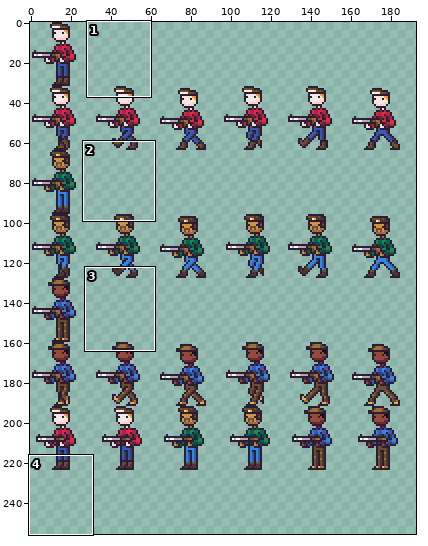
A sprite sheet gets an edit: DigDig_01_Fire_HareSpel/Assets/Art/vilma/DigDig01_nsih_enemy_hunters_animations_spritesheet.png. The first picture is a wide view before the edit; the outline marks the close-up.
Close-up. Before the edit:
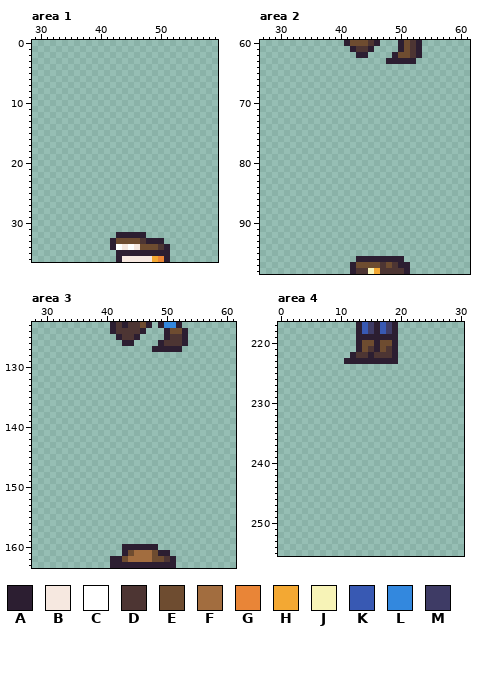
The file is 256x256 pixels. Pixels under 10% opacity are left out. Colours within 5 levels of each other are drawn and written as one. Shown: area 1: x 29..59, y 0..36; area 2: x 27..61, y 60..98; area 3: x 28..61, y 123..163; area 4: x 0..30, y 217..255. The wide view leaves out empty margins. The commit also changed other parts of the picture, which this record leaves out.
Palette (. is transparent): A #2c1e31  B #f6e8e0  C #ffffff  D #4d3533  E #6e4c30  F #a26d3f  G #e98537  H #f3a833  J #f7f3b7  K #3859b3  L #3388de  M #3e3b65
Pixels before, area 1, first column x 42:
32 .AAAAA....
33 AEEEEDAAA.
34 ACBCBEEEDA
35 .AAAAAAAAA
36 .ABBBBBHGA
Pixels before, area 2, first column x 41:
60 AEEEDA...AEDA
61 .ADDA....AEDA
62 ..AA....AEEDA
63 .......AAAAA.
64 .............
65 .............
66 .............
67 .............
68 .............
69 .............
70 .............
71 .............
72 .............
73 .............
74 .............
75 .............
76 .............
77 .............
78 .............
79 .............
80 .............
81 .............
82 .............
83 .............
84 .............
85 .............
86 .............
87 .............
88 .............
89 .............
90 .............
91 .............
92 .............
93 .............
94 .............
95 .............
96 ..AAAAAAAA...
97 .AEEEEDEDAA..
98 .ADDJHDDDDA..
Pixels before, area 3, first column x 41:
123 ADADDEA.ALLA.
124 ADDDDA...AEEA
125 .ADDA....ADDA
126 ..AA....ADDDA
127 .......AAAAA.
128 .............
129 .............
130 .............
131 .............
132 .............
133 .............
134 .............
135 .............
136 .............
137 .............
138 .............
139 .............
140 .............
141 .............
142 .............
143 .............
144 .............
145 .............
146 .............
147 .............
148 .............
149 .............
150 .............
151 .............
152 .............
153 .............
154 .............
155 .............
156 .............
157 .............
158 .............
159 .............
160 ..AAAAAA.....
161 ..AEFFFEAA...
162 AAEFFFFEEDA..
163 AAAAAAAAAAA..
Pixels before, area 4, first column x 11:
217 ..AKMAKMA
218 ..AKMAKMA
219 ..AAAAAAA
220 ..AEEAEEA
221 ..AEDAEDA
222 .ADDADDDA
223 AAAAAAAAA
After:
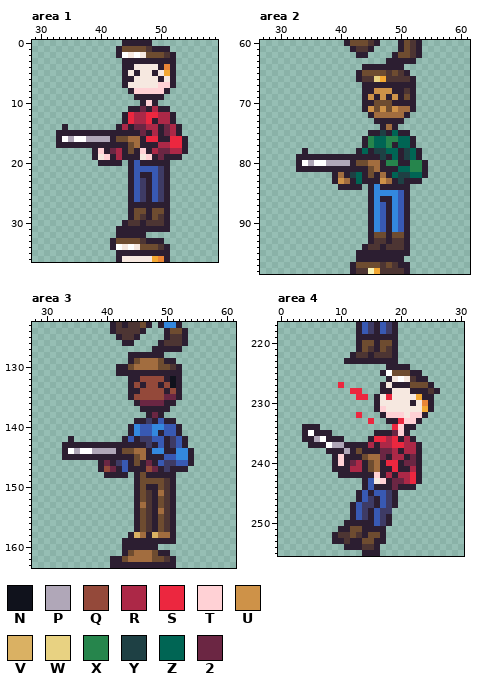
Colours new in this view: N #10121c  P #b0a7b8  Q #94493a  R #ac2847  S #ec273f  T #ffd1d5  U #ce9248  V #dab163  W #e8d282  X #26854c  Y #1e4044  Z #006554  2 #6b2643
From old to new:
Changed rows in their new state; - is an unchanged pixel.
Area 1:
first column x 33:
 0 -----------AAAAA------
 1 ----------AEEEEDAAA---
 2 ----------ACBCBEEEDA--
 3 -----------AAAAAAAAA--
 4 -----------AABBBBAGA--
 5 -----------ABABBABHA--
 6 -----------AABBBBABA--
 7 -----------ABBBBBTTA--
 8 ------------ATTTTTA---
 9 -------------AAAAA----
10 --------------ATA-----
11 ------------AA2ARAA---
12 -----------ASRRSSRRA--
13 -----------ASRRSARRA--
14 -A--------ARA22RRA2RA-
15 AAAAAAAAAAAAAA2ARA2RA-
16 ACPCCPPPPAEEFFASSAASSA
17 AAAAAAAAAAAAEFAAARRSSA
18 ------ATA2RAEATAR22RRA
19 ------ABTARAAABTA2AAA-
20 -------AAAA-AKAAAAA---
21 ------------AKKKKMA---
22 ------------AKAAKMA---
23 ------------AKMAKMA---
24 ------------AKMAKMA---
25 ------------AKMAKMA---
26 ------------AKMAKMA---
27 ------------AAAAAAA---
28 ------------AEEAEEA---
29 ------------AEDAEDA---
30 -----------ADDADDDA---
31 ----------AAAAAAAAA---
Area 2:
first column x 33:
64 -----------AAAAAAA----
65 ----------AEEEEDEDA---
66 ----------ADDWHDDDDA--
67 -----------AAAAAAAAA--
68 -----------AAUUUAADA--
69 -----------AUAUAUAEA--
70 -----------AAEEEAAAA--
71 -----------AUEUEUFFA--
72 ------------AFFFFFA---
73 -------------AAAAA----
74 --------------AFA-----
75 ------------AAYAZAA---
76 -----------AXZZXXZZA--
77 -----------AXZZXAZZA--
78 -A--------AZAYYZZAYZA-
79 AAAAAAAAAAAAAAYAZAYZA-
80 ACPCCPPPPAEEFFAXXAAXXA
81 AAAAAAAAAAAAEFAAAZZXXA
82 ------AFAYZAEAFAZYYZZA
83 ------AUFAZAAAUFAYAAA-
84 -------AAAA-ALAAAAA---
85 ------------ALLLLKA---
86 ------------ALAALKA---
87 ------------ALKALKA---
88 ------------ALKALKA---
89 ------------ALKALKA---
90 ------------ALKALKA---
91 ------------ALKALKA---
92 ------------AEEAEEA---
93 ------------ADDADDA---
94 -----------ADDADDDA---
95 ----------AAAAAAAAA---
Area 3:
first column x 33:
128 -----------AAAAAA-----
129 -----------AEFFFEAA---
130 ---------AAEFFFFEEDA--
131 ---------AAAAAAAAAAA--
132 -----------AAQQQQANA--
133 -----------AQAQQAQNA--
134 -----------AAQQQQAQA--
135 -----------AQQQQQ22A--
136 ------------A2222AA---
137 -------------AAAAA----
138 --------------A2A-----
139 ------------AAMAKAA---
140 -----------ALKKLLKKA--
141 -----------ALKKLAKKA--
142 -A--------AKAMMKKAMKA-
143 AAAAAAAAAAAAAAMAKAMKA-
144 ACPCCPPPPAEEFFALLAALLA
145 AAAAAAAAAAAAEFAAAKKLLA
146 ------A2AMKAEA2AKMMKKA
147 ------AQ2AKAAAQ2AMAAA-
148 -------AAAA-AEAAAAA---
149 ------------AEEEEDA---
150 ------------AEAAEDA---
151 ------------AEDAFDA---
152 ------------AEDAEDA---
153 ------------AFDAEDA---
154 ------------AEDAFDA---
155 ------------AEDAEDA---
156 ------------AEDAEDA---
157 ------------AEDAEDA---
158 -----------AVFAVFFA---
159 ----------AAAAAAAAA---
Area 4:
first column x 4:
224 --------------AAAA-----
225 -------------ACEEEAA---
226 --------------ABCBDAA--
227 ------S------ABAAAEEEA-
228 --------SS---AABBBAAADA
229 ---------SS-ABSBBBBHAA-
230 ------------ABBBBBABGA-
231 ------------ATBBBBBBHA-
232 ---------S---ATTTBTTA--
233 -----------S--AASTTA---
234 AAA------------STAA----
235 ACAAA-------AAA2TA-----
236 AAPCAAA----ASSRSARA----
237 -AAACPPAAAARARRSSRRA---
238 ----AAAPAEAAA22RARRA---
239 -----ATAAAEFF2ARRA2A---
240 -----ATA2RAEFASSA22A---
241 -----AAARRAEFAASAARA---
242 ------AAAAAATARARRSA---
243 ----------AKBTA22RSA---
244 ----------AKAAA2AAA----
245 ---------AKAKKMA-------
246 ---------AKMAKMA-------
247 --------AKMMAKMA-------
248 --------AKMAKMM--------
249 --------AKMAKMA--------
250 -------AAAAAKMA--------
251 ------AAEEAAAA---------
252 -----ADDEDAEEA---------
253 -----AADAAEEAA---------
254 -------AAADDA----------
255 ----------AAA----------
Where, in picture pixels (left, top, right, bottom), the same in both close-ups:
added: (56, 40, 188, 232)
added: (296, 64, 428, 256)
added: (62, 352, 194, 544)
added: (302, 364, 440, 556)
